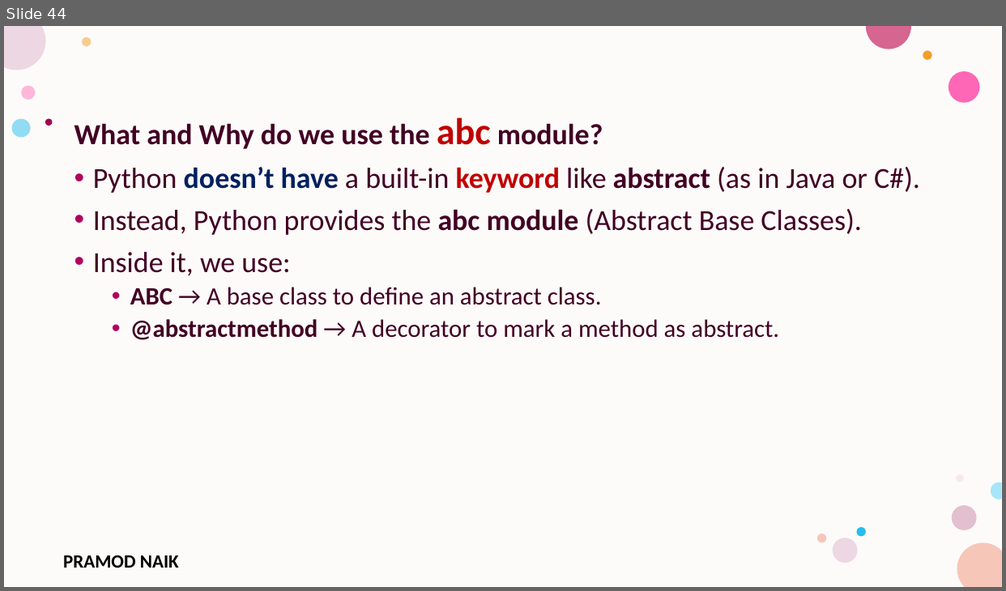
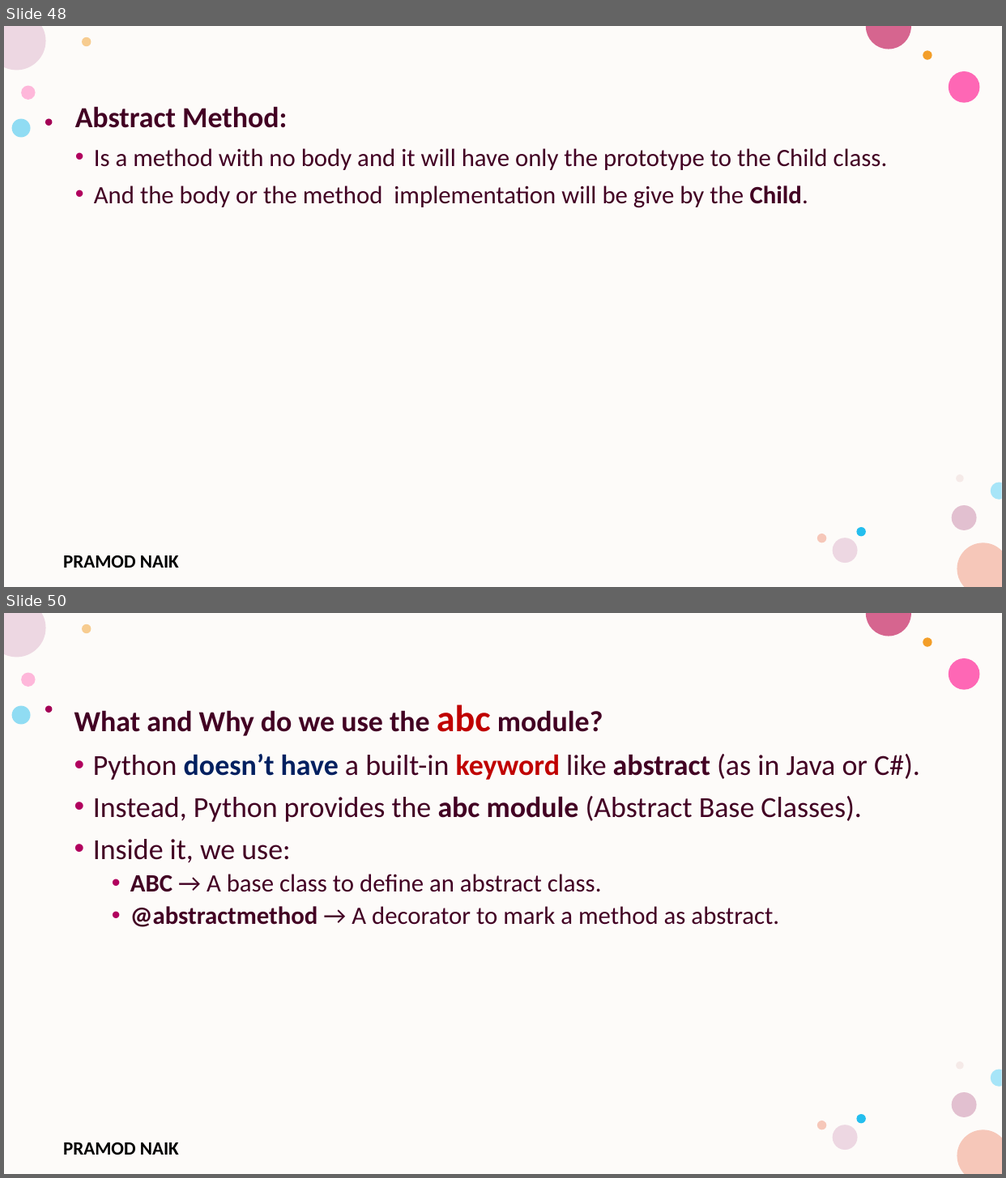
Before and after one commit to PRAMODNAIK-DEV/Backend-Dev-using-Python-FastAPI, a slide deck: Python Fundamentals/Collections and Classes.pptx. Shown one above the other, each under a label of ours: slide 44 before the commit, slides 48 and 50 after it; the slides between them are not shown. The pictures are 1006x591 and 1006x1178 pixels, drawn with LibreOffice and Linux fonts; fonts in the diff are those of the drawing; background and template pictures are left out. Boxes give left, top, right and bottom in pixels: in the first picture for what was removed or moved away, otherwise in the second. Text is boxed around its words. In the diff, an @@ line names an element or a change of style, - is before the commit and + after.

Commit message:
Abstraction

```diff
--- a/Python Fundamentals/Collections and Classes.pptx
+++ b/Python Fundamentals/Collections and Classes.pptx
@@ slide 48 added at (x1=4, y1=26, x2=1002, y2=587), background #FFFFFF; not listed: 17 template elements that a slide beside it also shows @@
@@ text added at (x1=75, y1=106, x2=888, y2=208), 24 pt, text #420023 @@
+Abstract Method:
+• Is a method with no body and it will have only the prototype to the Child class.
+• And the body or the method implementation will be give by the Child.
@@ what was slide 44 is now slide 50 @@
```
Also in this commit, not shown: 13 slides changed, 9 other slides added, 3 other files.
